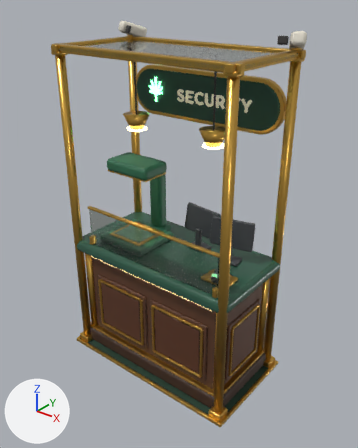
Renders of the glTF model public/models/security_booth_tier5.glb from each side of a commit.
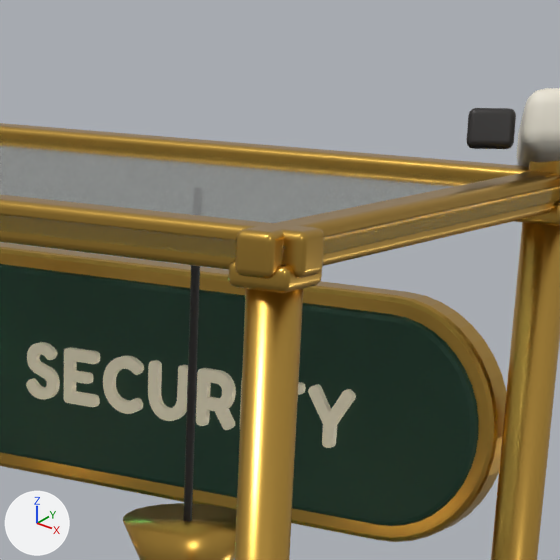
Each version is shown whole from a 50 mm lens placed at (2.007, -2.447, 2.679), pointed at (0.049, 0.001, 1.161), then close up on the part from 48% to 83% of the width and 2% to 31% of the height. Lighting does not change. The marker at lower left points along +X, +Y and +Z. The older version's two pictures come first. Where no turn or scale is listed for an object, it has been applied to the vertices.

The scene before the commit, as lines of its bpy script (objects in view):
```python
me_camrbracket = bpy.data.meshes.new('CamRBracket')
me_camrbracket.from_pydata(...)  # 96 vertices, 188 faces; spans x -0.025..0.025, y -0.025..0.025, z -0.04..0.04
me_camrbracket.materials.append(mat_brass)  # orange #d0a54e
me_canopyglass = bpy.data.meshes.new('CanopyGlass')
me_canopyglass.from_pydata(...)  # 96 vertices, 188 faces; spans x -0.685..0.685, y -0.36..0.36, z -0.01..0.01
me_canopyglass.materials.append(mat_canopyglass)  # white #e3efe9
me_signborder = bpy.data.meshes.new('SignBorder')
me_signborder.from_pydata(...)  # 252 vertices, 500 faces; spans x -0.62..0.62, y -0.025..0.025, z -0.175..0.175
me_signborder.materials.append(mat_brass)  # orange #d0a54e
ob_camrbracket = bpy.data.objects.new('CamRBracket', me_camrbracket)
ob_camrbracket.location = (0.655, 0.33, 2.32)
ob_canopyglass = bpy.data.objects.new('CanopyGlass', me_canopyglass)
ob_canopyglass.location = (0.0, 0.0, 2.31)
ob_signborder = bpy.data.objects.new('SignBorder', me_signborder)
ob_signborder.location = (0.0, 0.33, 1.98)
# also in view: 'CanopyFrame3' at (0.655, 0.0, 2.31); 'FrontPost1Cap' at (0.655, -0.33, 2.285); 'FrontPost1' at (0.655, -0.33, 1.145); 'Sign' at (0.0, 0.33, 1.98); 'CamRBody' at (0.649, 0.34, 2.378)
```
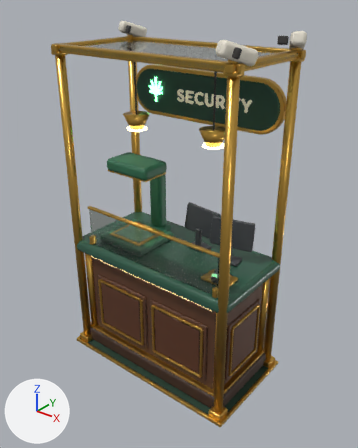
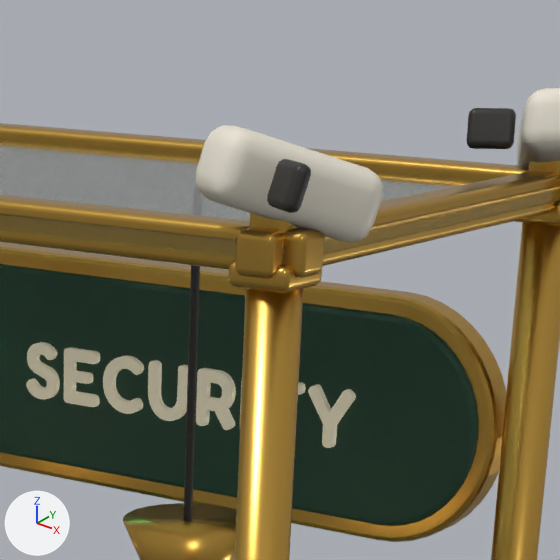
What the commit changed:
Mesh me_camflens is new.
It has 96 vertices, 188 faces and spans x -0.0294..0.0294, y -0.0252..0.0252, z -0.0243..0.0243.
It uses material mat_charcoal (black #2b2826).
Mesh me_camfbody is new.
It has 96 vertices, 188 faces and spans x -0.084..0.084, y -0.098..0.098, z -0.061..0.061.
It uses material mat_humidifier (pale yellow #ece6d6).
Object 'CamFLens' (ob_camflens) is new; it shows me_camflens.
Its location is (0.716, -0.406, 2.389).
Object 'CamFBracket' (ob_camfbracket) is new; it shows a copy of the mesh of ob_camrbracket.
Its location is (0.655, -0.33, 2.32).
Object 'CamFBody' (ob_camfbody) is new; it shows me_camfbody.
Its location is (0.662, -0.32, 2.378).

Boxes (x1, y1, x2, y2) around the edits, measured in the close-ups (560 x 560 px):
'CamFBody', added (pale yellow): after (196, 125, 383, 242)
'CamFLens', added (black): after (267, 159, 311, 213)
'CamFBracket', added (orange): after (249, 213, 297, 233)
